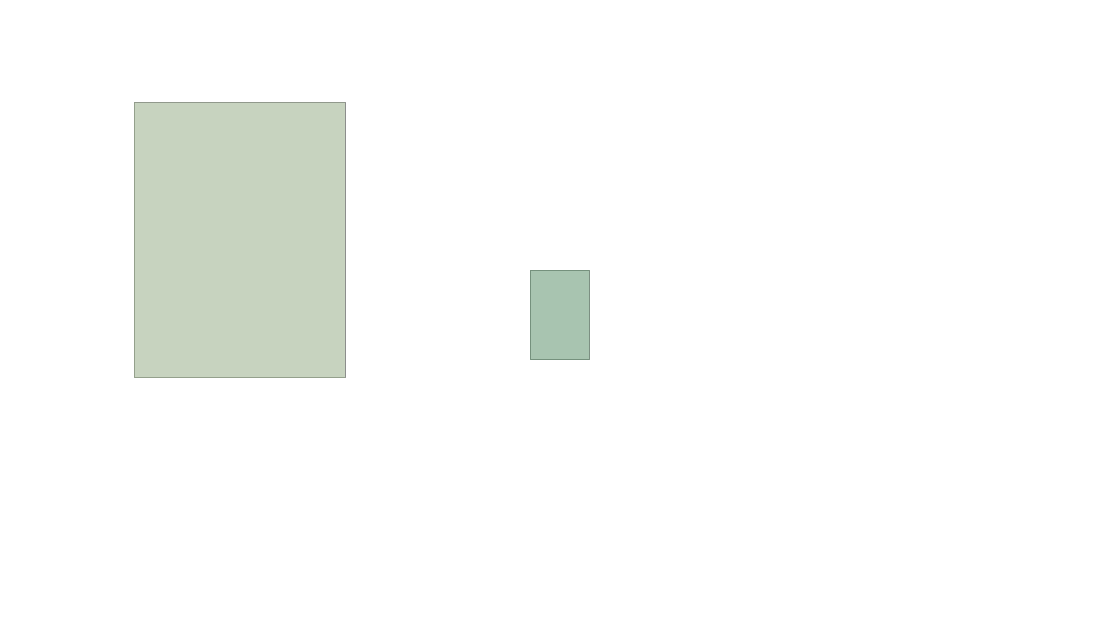
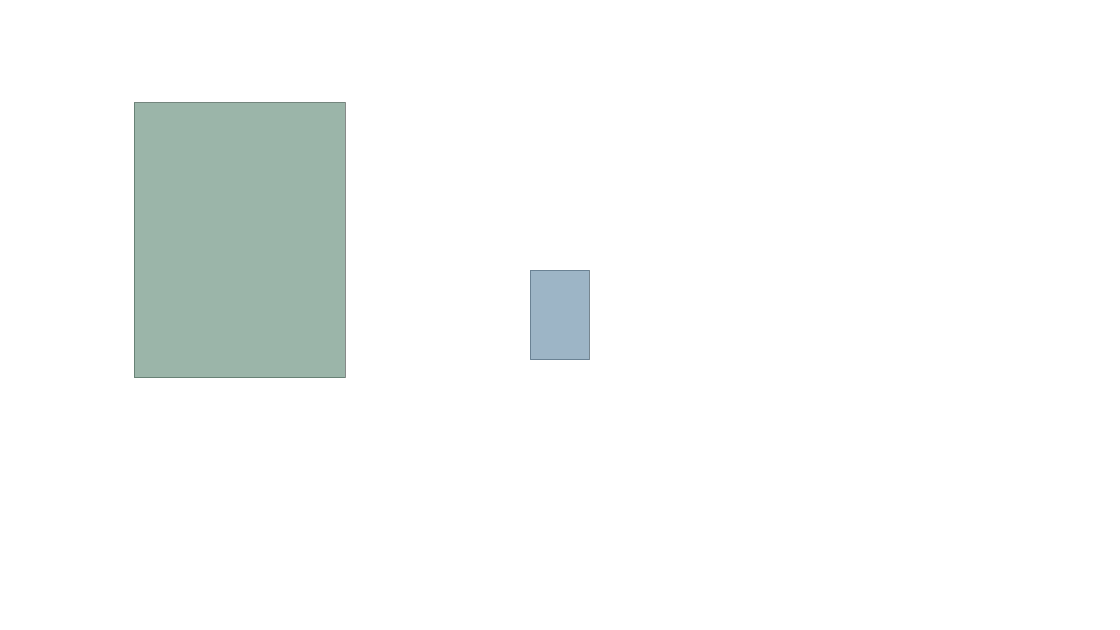
Before and after one commit to aholver/corruption_pilot, a slide deck: slide 4 of images/icon_edit.pptx. Drawn at 1120x630 pixels with LibreOffice and Linux fonts; fonts in the diff are those of the drawing; grey boxes stand for pictures. Boxes give left, top, right and bottom in pixels: in the first picture for what was removed or moved away, otherwise in the second. Text is boxed around its words. In the diff, an @@ line names an element or a change of style, - is before the commit and + after.

```diff
--- a/images/icon_edit.pptx
+++ b/images/icon_edit.pptx
@@ rectangle at (134,103,345,378): fill #ADDD8E at 25% opacity to #006837 at 25% opacity @@
@@ rectangle at (530,271,590,360): fill #31A354 at 25% opacity to #0868AC at 25% opacity @@
```
Also in this commit, not shown: 3 other slides changed, 13 slides added, 4 slides removed, 22 other files.
